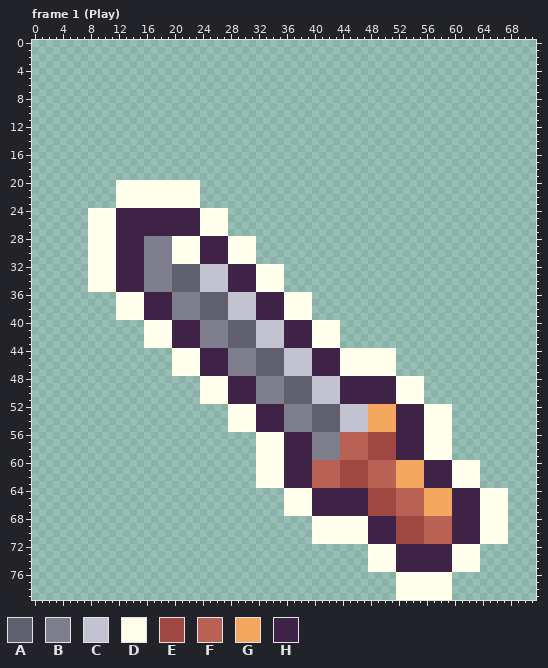
Pixel-art file: Resources/Item/sword5.aseprite. This is how it looked before the edit.
72x80 pixels, 5 frames. Shown: frame 1 (Play). The commit also changed other frames, which this record leaves out.
Palette (. is transparent): A #606070  B #7e7e8f  C #c2c2d1  D #ffffeb  E #a04943  F #ba6156  G #f2a65e  H #3e2347
Pixels before, frame 1 (Play) (only the part around the change), first column x 0:
 2 ....................................................................
 3 ....................................................................
 4 ....................................................................
 5 ....................................................................
 6 ....................................................................
 7 ....................................................................
 8 ....................................................................
 9 ....................................................................
10 ....................................................................
11 ....................................................................
12 ....................................................................
13 ....................................................................
14 ....................................................................
15 ....................................................................
16 ....................................................................
17 ....................................................................
18 ....................................................................
19 ....................................................................
20 ............DDDDDDDDDDDD............................................
21 ............DDDDDDDDDDDD............................................
22 ............DDDDDDDDDDDD............................................
23 ............DDDDDDDDDDDD............................................
24 ........DDDDHHHHHHHHHHHHDDDD........................................
25 ........DDDDHHHHHHHHHHHHDDDD........................................
26 ........DDDDHHHHHHHHHHHHDDDD........................................
27 ........DDDDHHHHHHHHHHHHDDDD........................................
28 ........DDDDHHHHBBBBDDDDHHHHDDDD....................................
29 ........DDDDHHHHBBBBDDDDHHHHDDDD....................................
30 ........DDDDHHHHBBBBDDDDHHHHDDDD....................................
31 ........DDDDHHHHBBBBDDDDHHHHDDDD....................................
32 ........DDDDHHHHBBBBAAAACCCCHHHHDDDD................................
33 ........DDDDHHHHBBBBAAAACCCCHHHHDDDD................................
34 ........DDDDHHHHBBBBAAAACCCCHHHHDDDD................................
35 ........DDDDHHHHBBBBAAAACCCCHHHHDDDD................................
36 ............DDDDHHHHBBBBAAAACCCCHHHHDDDD............................
37 ............DDDDHHHHBBBBAAAACCCCHHHHDDDD............................
38 ............DDDDHHHHBBBBAAAACCCCHHHHDDDD............................
39 ............DDDDHHHHBBBBAAAACCCCHHHHDDDD............................
40 ................DDDDHHHHBBBBAAAACCCCHHHHDDDD........................
41 ................DDDDHHHHBBBBAAAACCCCHHHHDDDD........................
42 ................DDDDHHHHBBBBAAAACCCCHHHHDDDD........................
43 ................DDDDHHHHBBBBAAAACCCCHHHHDDDD........................
44 ....................DDDDHHHHBBBBAAAACCCCHHHHDDDDDDDD................
45 ....................DDDDHHHHBBBBAAAACCCCHHHHDDDDDDDD................
46 ....................DDDDHHHHBBBBAAAACCCCHHHHDDDDDDDD................
47 ....................DDDDHHHHBBBBAAAACCCCHHHHDDDDDDDD................
48 ........................DDDDHHHHBBBBAAAACCCCHHHHHHHHDDDD............
49 ........................DDDDHHHHBBBBAAAACCCCHHHHHHHHDDDD............
50 ........................DDDDHHHHBBBBAAAACCCCHHHHHHHHDDDD............
51 ........................DDDDHHHHBBBBAAAACCCCHHHHHHHHDDDD............
52 ............................DDDDHHHHBBBBAAAACCCCGGGGHHHHDDDD........
53 ............................DDDDHHHHBBBBAAAACCCCGGGGHHHHDDDD........
54 ............................DDDDHHHHBBBBAAAACCCCGGGGHHHHDDDD........
55 ............................DDDDHHHHBBBBAAAACCCCGGGGHHHHDDDD........
56 ................................DDDDHHHHBBBBFFFFEEEEHHHHDDDD........
57 ................................DDDDHHHHBBBBFFFFEEEEHHHHDDDD........
58 ................................DDDDHHHHBBBBFFFFEEEEHHHHDDDD........
59 ................................DDDDHHHHBBBBFFFFEEEEHHHHDDDD........
60 ................................DDDDHHHHFFFFEEEEFFFFGGGGHHHHDDDD....
61 ................................DDDDHHHHFFFFEEEEFFFFGGGGHHHHDDDD....
62 ................................DDDDHHHHFFFFEEEEFFFFGGGGHHHHDDDD....
63 ................................DDDDHHHHFFFFEEEEFFFFGGGGHHHHDDDD....
64 ....................................DDDDHHHHHHHHEEEEFFFFGGGGHHHHDDDD
65 ....................................DDDDHHHHHHHHEEEEFFFFGGGGHHHHDDDD
66 ....................................DDDDHHHHHHHHEEEEFFFFGGGGHHHHDDDD
67 ....................................DDDDHHHHHHHHEEEEFFFFGGGGHHHHDDDD
68 ........................................DDDDDDDDHHHHEEEEFFFFHHHHDDDD
69 ........................................DDDDDDDDHHHHEEEEFFFFHHHHDDDD
70 ........................................DDDDDDDDHHHHEEEEFFFFHHHHDDDD
71 ........................................DDDDDDDDHHHHEEEEFFFFHHHHDDDD
72 ................................................DDDDHHHHHHHHDDDD....
73 ................................................DDDDHHHHHHHHDDDD....
74 ................................................DDDDHHHHHHHHDDDD....
75 ................................................DDDDHHHHHHHHDDDD....
76 ....................................................DDDDDDDD........
77 ....................................................DDDDDDDD........
78 ....................................................DDDDDDDD........
79 ....................................................DDDDDDDD........
After the commit:
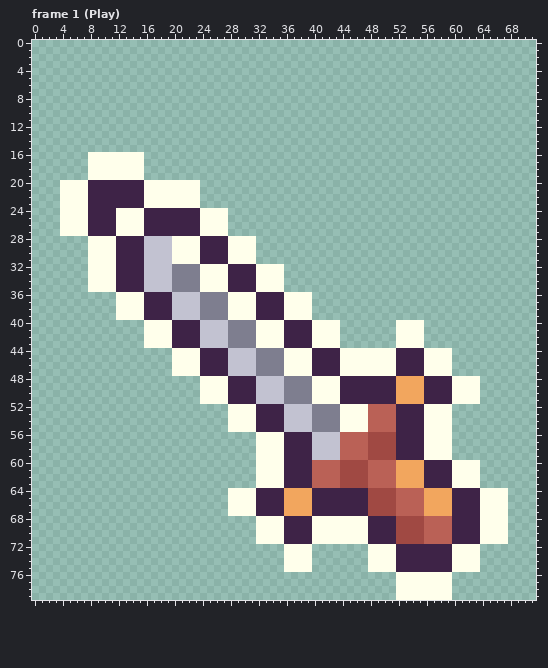
What changed:
layer "sword5" added
layer "sword1" removed
Changed rows in their new state; - is an unchanged pixel.
Frame 1 (Play), layer "sword5":
first column x 4:
16 ----DDDDDDDD------------------------------------------------
17 ----DDDDDDDD------------------------------------------------
18 ----DDDDDDDD------------------------------------------------
19 ----DDDDDDDD------------------------------------------------
20 DDDDHHHHHHHH------------------------------------------------
21 DDDDHHHHHHHH------------------------------------------------
22 DDDDHHHHHHHH------------------------------------------------
23 DDDDHHHHHHHH------------------------------------------------
24 DDDDHHHHDDDD------------------------------------------------
25 DDDDHHHHDDDD------------------------------------------------
26 DDDDHHHHDDDD------------------------------------------------
27 DDDDHHHHDDDD------------------------------------------------
28 ------------CCCC--------------------------------------------
29 ------------CCCC--------------------------------------------
30 ------------CCCC--------------------------------------------
31 ------------CCCC--------------------------------------------
32 ------------CCCCBBBBDDDD------------------------------------
33 ------------CCCCBBBBDDDD------------------------------------
34 ------------CCCCBBBBDDDD------------------------------------
35 ------------CCCCBBBBDDDD------------------------------------
36 ----------------CCCCBBBBDDDD--------------------------------
37 ----------------CCCCBBBBDDDD--------------------------------
38 ----------------CCCCBBBBDDDD--------------------------------
39 ----------------CCCCBBBBDDDD--------------------------------
40 --------------------CCCCBBBBDDDD----------------DDDD--------
41 --------------------CCCCBBBBDDDD----------------DDDD--------
42 --------------------CCCCBBBBDDDD----------------DDDD--------
43 --------------------CCCCBBBBDDDD----------------DDDD--------
44 ------------------------CCCCBBBBDDDD------------HHHHDDDD----
45 ------------------------CCCCBBBBDDDD------------HHHHDDDD----
46 ------------------------CCCCBBBBDDDD------------HHHHDDDD----
47 ------------------------CCCCBBBBDDDD------------HHHHDDDD----
48 ----------------------------CCCCBBBBDDDD--------GGGGHHHHDDDD
49 ----------------------------CCCCBBBBDDDD--------GGGGHHHHDDDD
50 ----------------------------CCCCBBBBDDDD--------GGGGHHHHDDDD
51 ----------------------------CCCCBBBBDDDD--------GGGGHHHHDDDD
52 --------------------------------CCCCBBBBDDDDFFFF------------
53 --------------------------------CCCCBBBBDDDDFFFF------------
54 --------------------------------CCCCBBBBDDDDFFFF------------
55 --------------------------------CCCCBBBBDDDDFFFF------------
56 ------------------------------------CCCC--------------------
57 ------------------------------------CCCC--------------------
58 ------------------------------------CCCC--------------------
59 ------------------------------------CCCC--------------------
first column x 28:
64 DDDDHHHHGGGG
65 DDDDHHHHGGGG
66 DDDDHHHHGGGG
67 DDDDHHHHGGGG
68 ----DDDDHHHH
69 ----DDDDHHHH
70 ----DDDDHHHH
71 ----DDDDHHHH
72 --------DDDD
73 --------DDDD
74 --------DDDD
75 --------DDDD
Pixel boxes of the changes (left, top, right, bottom) in both pictures:
changed: (60, 152, 480, 460)
changed: (228, 488, 312, 572)
